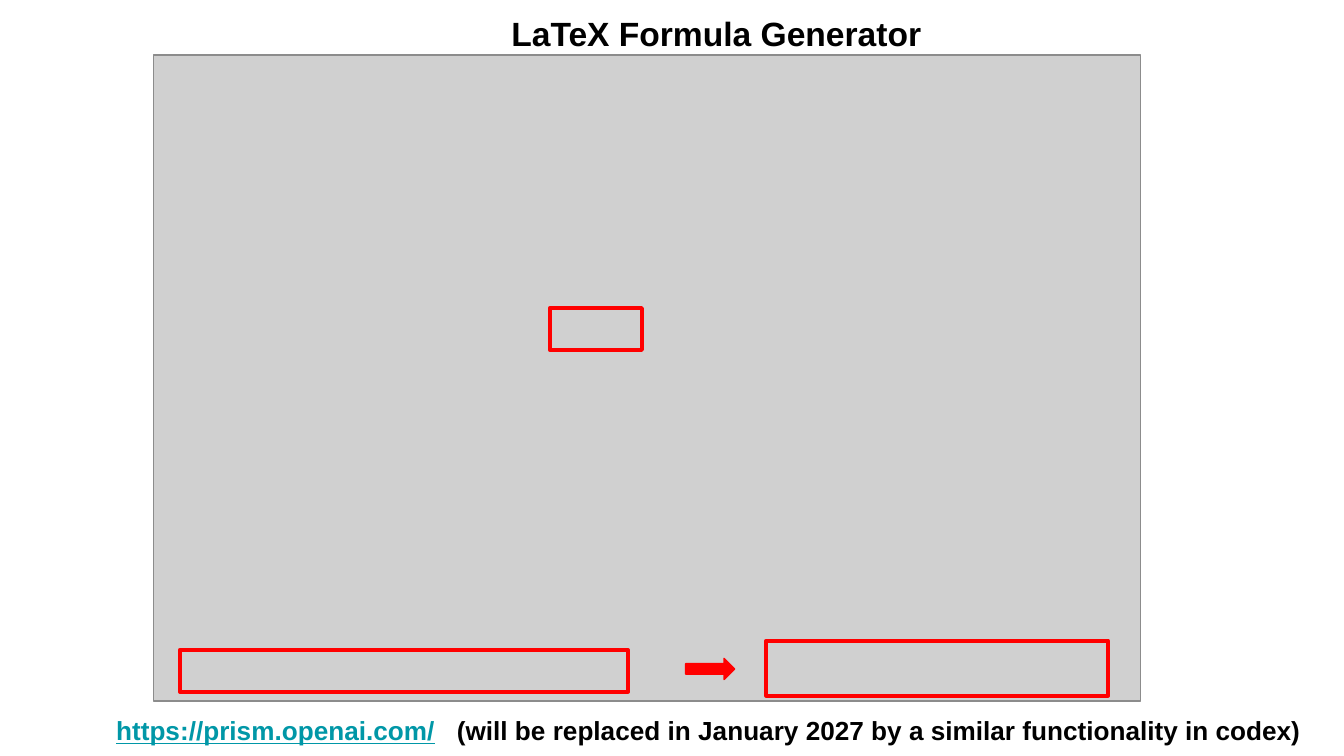
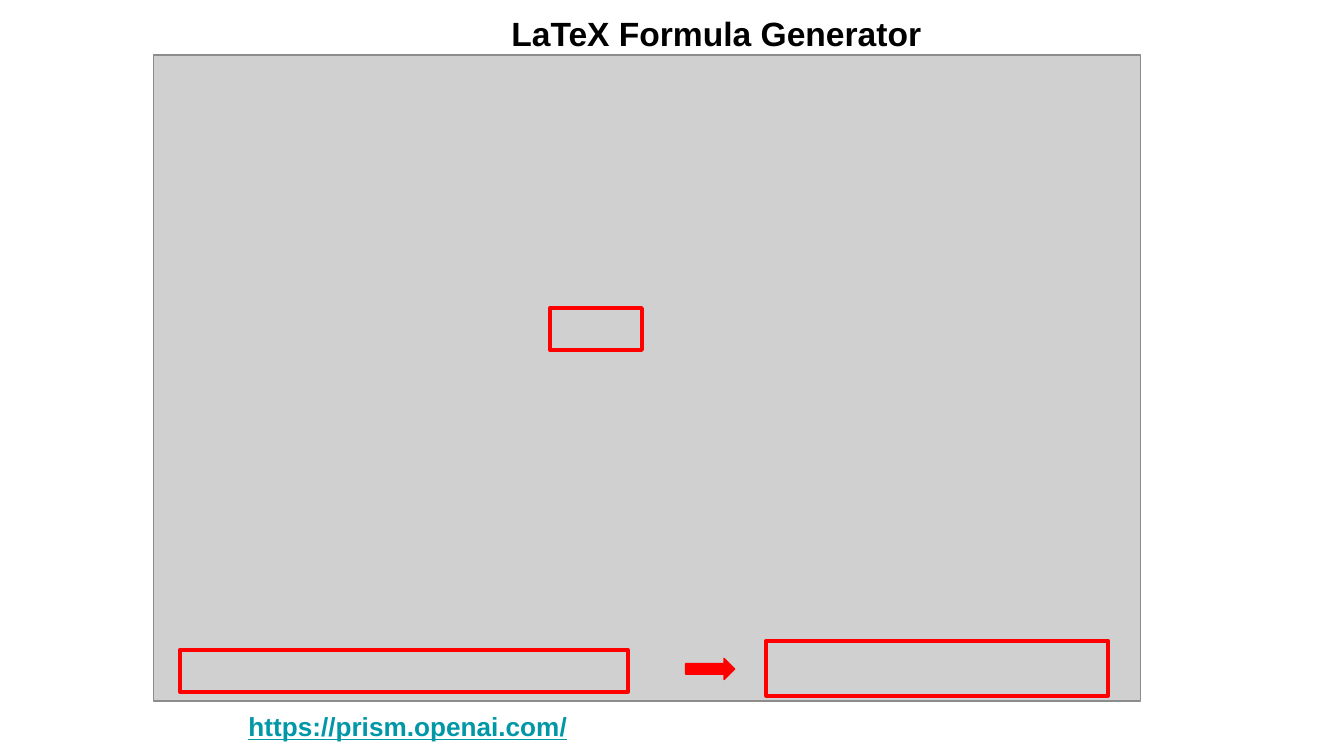
Before and after one commit to ducspe/learning-and-accessibility-tools, a slide deck: slide 2 of ExtraMaterial/LearningAndAccessibilityTools_Presentation.pptx. Drawn at 1344x756 pixels with LibreOffice and Linux fonts; fonts in the diff are those of the drawing; grey boxes stand for pictures. Boxes give left, top, right and bottom in pixels: in the first picture for what was removed or moved away, otherwise in the second. Text is boxed around its words. In the diff, an @@ line names an element or a change of style, - is before the commit and + after.

```diff
--- a/ExtraMaterial/LearningAndAccessibilityTools_Presentation.pptx
+++ b/ExtraMaterial/LearningAndAccessibilityTools_Presentation.pptx
@@ text at bbox=[248, 717, 566, 742]: text changed; text colour #000000 to #0097A7 @@
-https://prism.openai.com/ (will be replaced in January 2027 by a similar functionality in codex)
+https://prism.openai.com/
```
Also in this commit, not shown: 5 other slides changed, 1 slide added, 4 other files.
